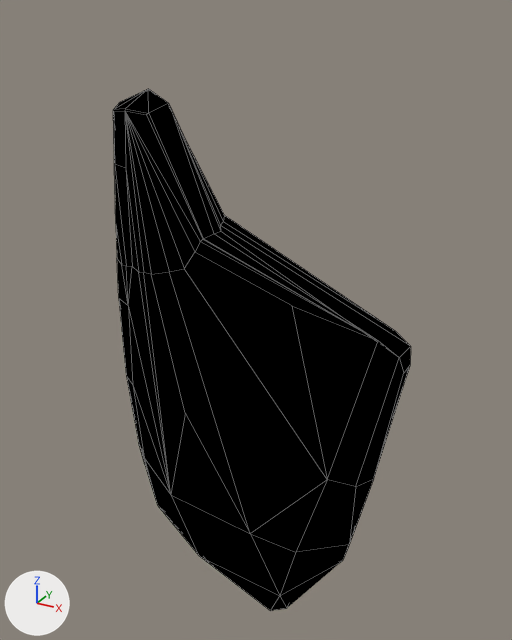
An edit to the Blender file Assets/Graphics/.Blender/hand.blend, drawn before and after from the same camera.
Both versions are drawn from a camera (50 mm lens) standing at (1.49, -1.97, 0.24) and looking at (0.24, 0.29, -0.89). The lights are fixed; the arrows at lower left show +X, +Y and +Z. Mesh edges are drawn as thin lines.

The scene before the commit, as lines of its bpy script (objects in view):
```python
me_cylinder = bpy.data.meshes.new('Cylinder')
me_cylinder.from_pydata(...)  # 359 vertices, 433 faces; spans x -0.36..0.92, y -0.28..0.73, z -2.28..0.0
# faces by material slot: [126, 297, 10]
me_cylinder.materials.append(mat_outline)  # black #000000
me_cylinder.materials.append(mat_skin)  # beige #ffe6ad
me_cylinder.materials.append(mat_nail)  # white #ffffff
ob_hand = bpy.data.objects.new('Hand', me_cylinder)
ob_hand.location = (0.0, 0.0, 0.0)
```
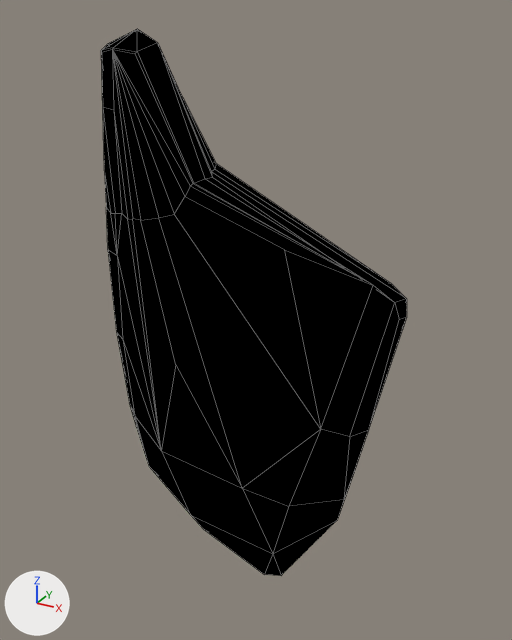
What differs and where, as boxes [x1, y1, x2, y2] in the pictures (512 x 640 px; the box of a moved part takes in the faces that stretch with it):
'Hand', reshaped
    before: [113, 89, 411, 611]
    after: [101, 29, 407, 576]
part 1 of me_cylinder, added (black)
    after: [101, 29, 407, 576]
part 2 of me_cylinder, moved or reshaped (not visible afterwards)
    before: [113, 89, 411, 611]

What changed in the scene script:
```text
Change me_cylinder:
    used by ob_hand; location = (0.0, 0.0, 0.0)
    remove me_cylinder.from_pydata(...)  # 359 vertices, 433 faces; spans x -0.36..0.92, y -0.28..0.73, z -2.28..0.0
    add me_cylinder.from_pydata(...)  # 359 vertices, 433 faces; spans x -0.39..0.89, y -0.28..0.73, z -2.1..0.18
    me_cylinder part 1: the loose piece of 90 vertices spanning x -0.36..0.92, y -0.28..0.73, z -2.28..0.0 is copied, and the copy is moved by (-0.03, 0.0, 0.18); it spans x -0.39..0.89, y -0.28..0.73, z -2.1..0.18
    me_cylinder part 2: 358 vertices removed from x -0.36..0.92, y -0.28..0.73, z -2.28..-0.04; 268 vertices added at x -0.31..0.8, y -0.23..0.64, z -2.01..-0.04
```
